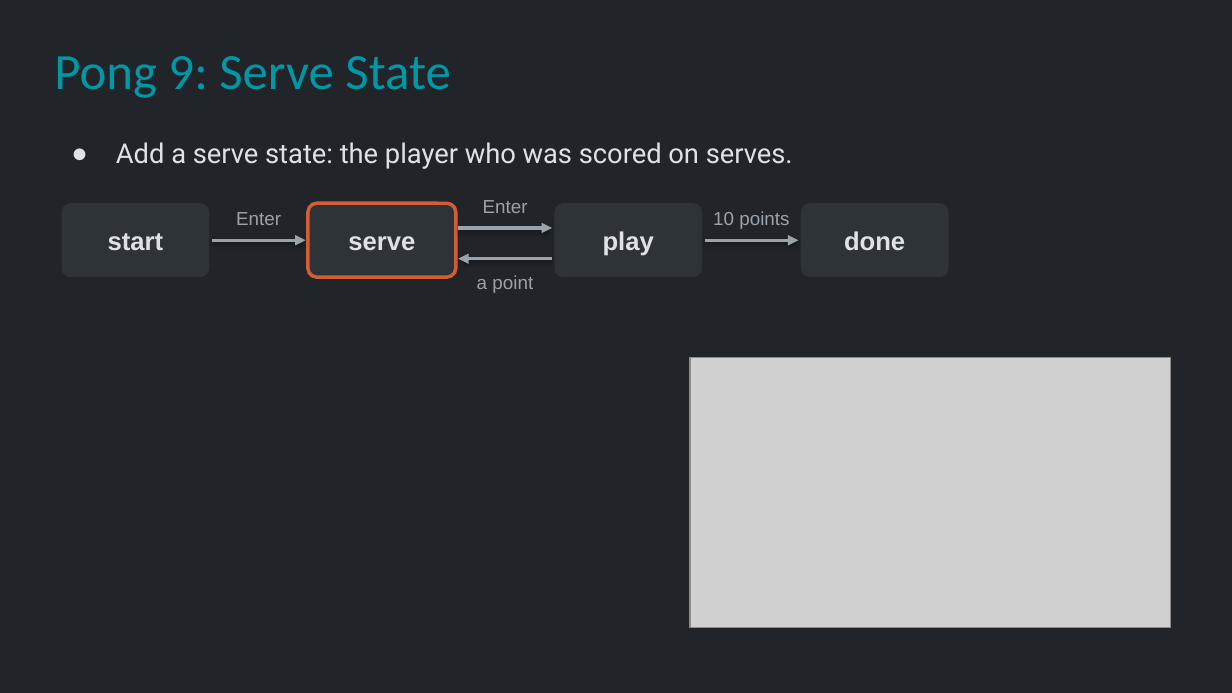
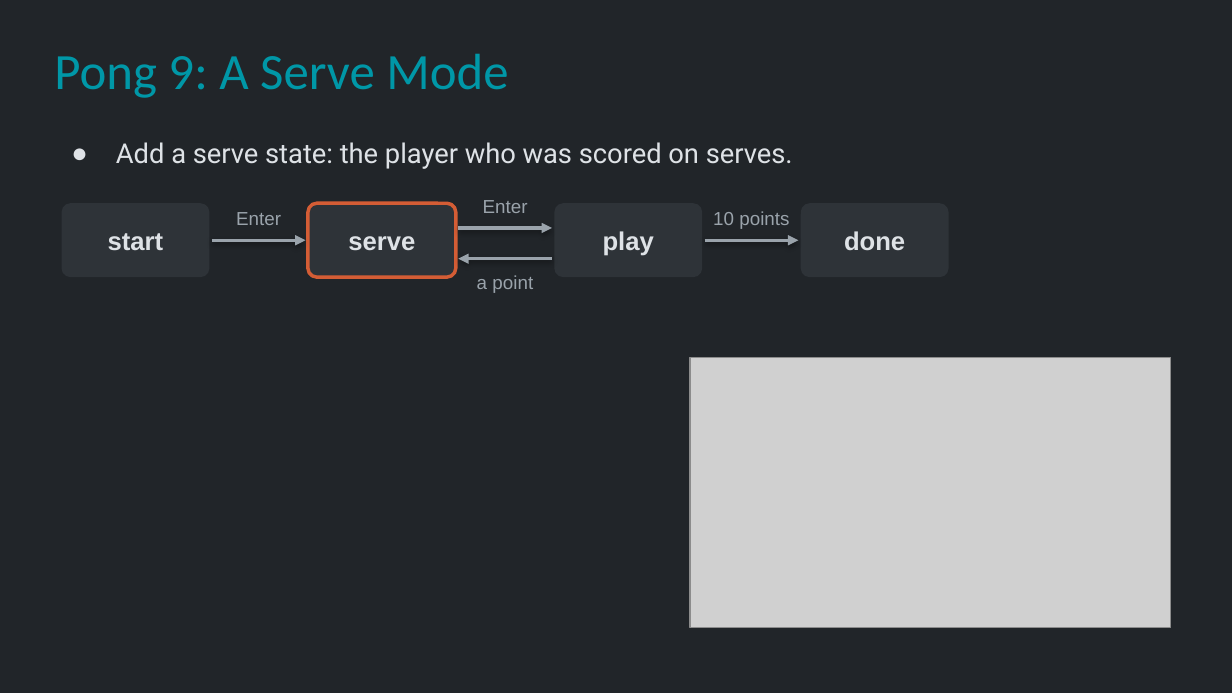
Before and after one commit to Metamate/gar, a slide deck: slide 43 of slides/01 Pong.pptx. Drawn at 1232x693 pixels with LibreOffice and Linux fonts; fonts in the diff are those of the drawing; grey boxes stand for pictures. Boxes give left, top, right and bottom in pixels: in the first picture for what was removed or moved away, otherwise in the second. Text is boxed around its words. In the diff, an @@ line names an element or a change of style, - is before the commit and + after.

```diff
--- a/slides/01 Pong.pptx
+++ b/slides/01 Pong.pptx
@@ title at (54, 54, 508, 98): text changed @@
-Pong 9: Serve State
+Pong 9: A Serve Mode
```
Also in this commit, not shown: 11 other slides changed, 3 other files.
